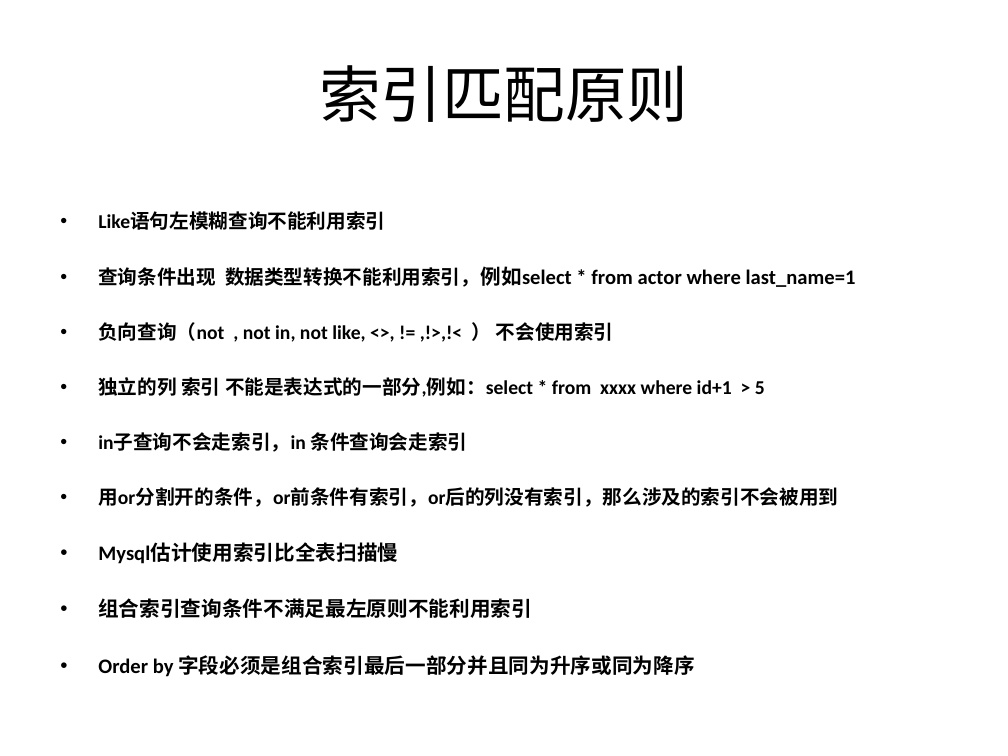
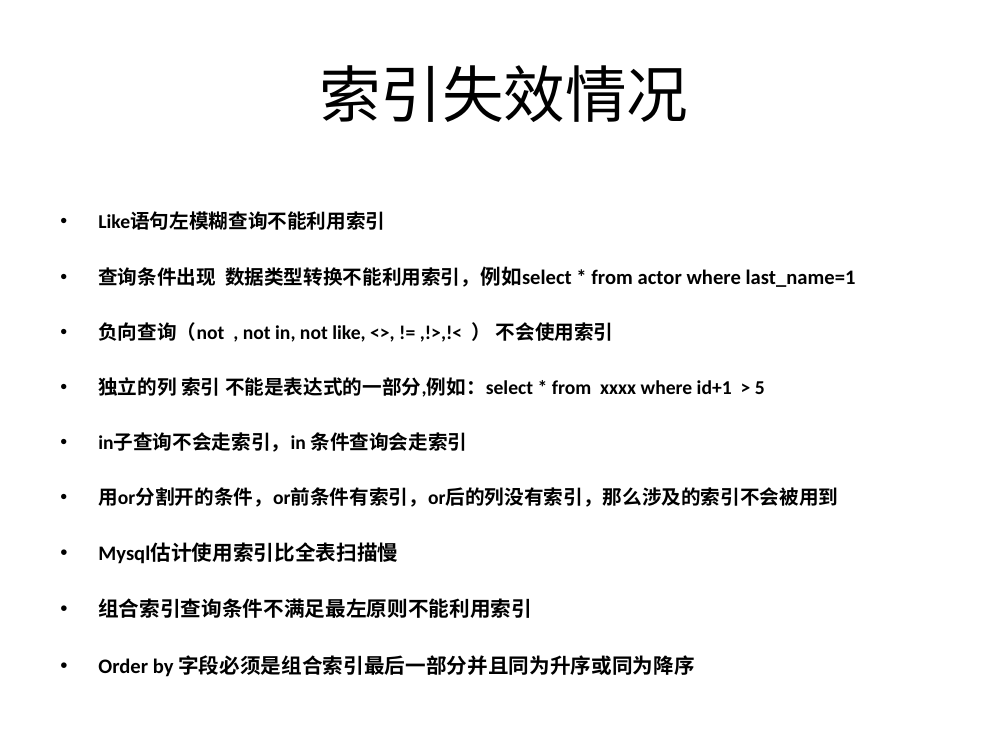
Before and after one commit to liuendy/practice, a slide deck: slide 7 of mysql/mysql分享 -索引.pptx. Drawn at 1008x756 pixels with LibreOffice and Linux fonts; fonts in the diff are those of the drawing. Boxes give left, top, right and bottom in pixels: in the first picture for what was removed or moved away, otherwise in the second. Text is boxed around its words. In the diff, an @@ line names an element or a change of style, - is before the commit and + after.

```diff
--- a/mysql/mysql分享 -索引.pptx
+++ b/mysql/mysql分享 -索引.pptx
@@ title at [319, 65, 689, 122]: text changed @@
-索引匹配原则
+索引失效情况
```
Also in this commit, not shown: 1 other slide changed, 36 other files.
